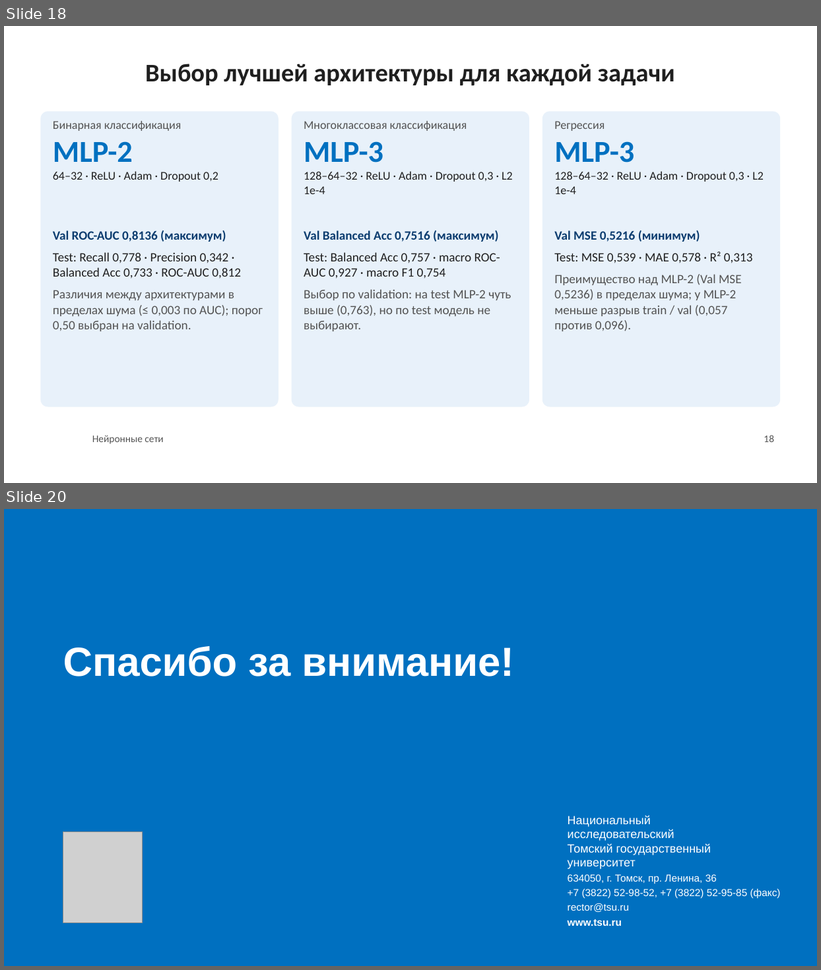
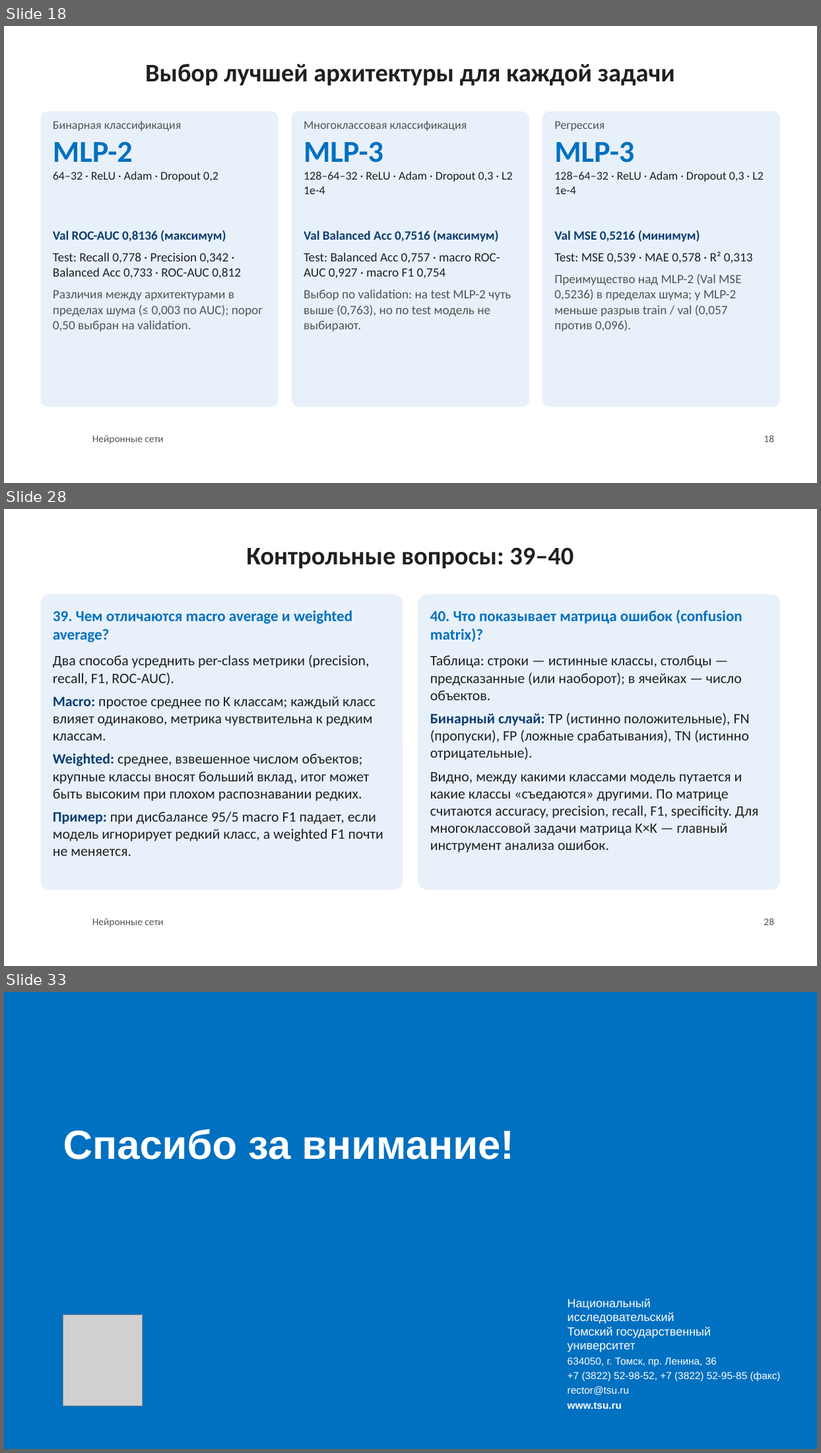
Before and after one commit to sergeydorof/neural_networks_labs, a slide deck: lab1/NN_Lab1_presentation.pptx. Shown one above the other, each under a label of ours: slides 18 and 20 before the commit, slides 18, 28 and 33 after it; the slides between them are not shown. The pictures are 821x970 and 821x1453 pixels, drawn with LibreOffice and Linux fonts; fonts in the diff are those of the drawing; grey boxes stand for pictures; background and template pictures are left out. Boxes give left, top, right and bottom in pixels: in the first picture for what was removed or moved away, otherwise in the second. Text is boxed around its words. In the diff, an @@ line names an element or a change of style, - is before the commit and + after.

```diff
--- a/lab1/NN_Lab1_presentation.pptx
+++ b/lab1/NN_Lab1_presentation.pptx
@@ slide 28 added at (4,509,817,966), background #FFFFFF; not listed: 1 template element that a slide beside it also shows @@
@@ title added at (246,547,574,568), 30 pt, text #1F1F1F, bold @@
+Контрольные вопросы: 39–40
@@ rounded rectangle added at (40,594,403,890), fill #E8F1FA @@
@@ rounded rectangle added at (418,594,781,890), fill #E8F1FA @@
@@ text added at (53,610,384,856), 17 pt, text #1F1F1F @@
+39. Чем отличаются macro average и weighted average?
+Два способа усреднить per-class метрики (precision, recall, F1, ROC-AUC).
+Macro: простое среднее по K классам; каждый класс влияет одинаково, метрика чувствительна к редким классам.
+Weighted: среднее, взвешенное числом объектов; крупные классы вносят больший вклад, итог может быть высоким при плохом распознавании редких.
+Пример: при дисбалансе 95/5 macro F1 падает, если модель игнорирует редкий класс, а weighted F1 почти не меняется.
@@ text added at (430,610,759,853), 17 pt, text #1F1F1F @@
+40. Что показывает матрица ошибок (confusion matrix)?
+Таблица: строки — истинные классы, столбцы — предсказанные (или наоборот); в ячейках — число объектов.
+Бинарный случай: TP (истинно положительные), FN (пропуски), FP (ложные срабатывания), TN (истинно отрицательные).
+Видно, между какими классами модель путается и какие классы «съедаются» другими. По матрице считаются accuracy, precision, recall, F1, specificity. Для многоклассовой задачи матрица K×K — главный инструмент анализа ошибок.
@@ page number added at (764,918,774,925), 12 pt, text #535353 @@
+28
@@ what was slide 20 is now slide 33 @@
```
Also in this commit, not shown: 1 slide changed, 12 other slides added, 5 other files.
